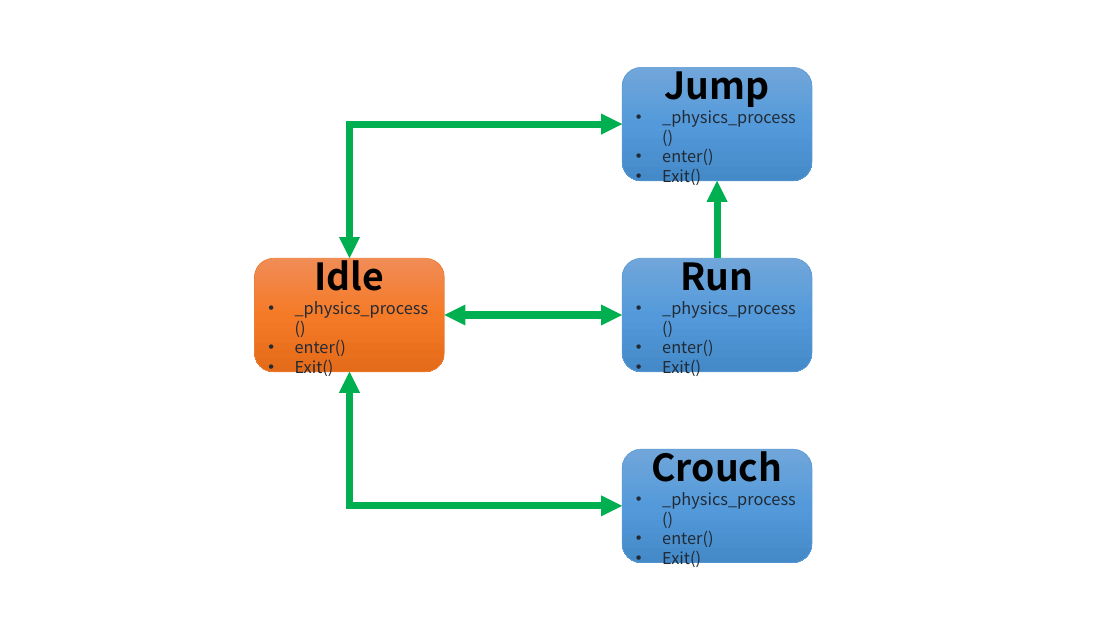
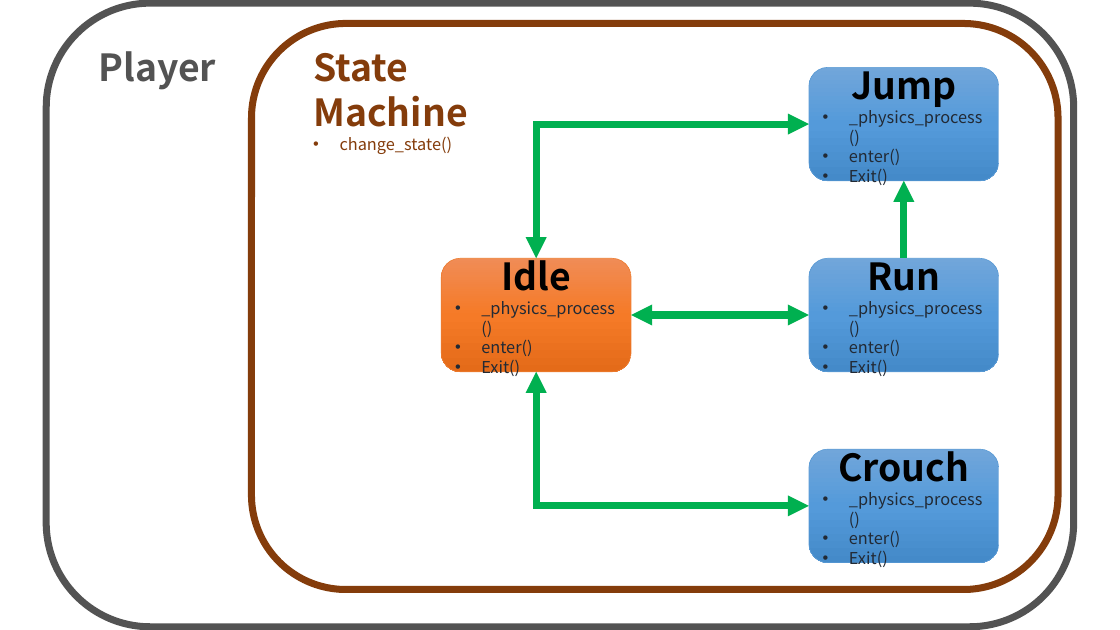
Before and after one commit to KimPotatoIV/FSMProject, a slide deck: slide 1 of FSM.pptx. Drawn at 1120x630 pixels with LibreOffice and Linux fonts; fonts in the diff are those of the drawing. Boxes give left, top, right and bottom in pixels: in the first picture for what was removed or moved away, otherwise in the second. Text is boxed around its words. In the diff, an @@ line names an element or a change of style, - is before the commit and + after.

```diff
--- a/FSM.pptx
+++ b/FSM.pptx
@@ rounded rectangle added at (x1=46, y1=3, x2=1074, y2=627), fill #FFFFFF, outline #525252 6 pt @@
@@ rounded rectangle added at (x1=251, y1=24, x2=1058, y2=590), fill #FFFFFF, outline #843C0B 6 pt @@
@@ text added at (x1=98, y1=51, x2=216, y2=90), 32 pt, text #525252, bold @@
+Player
@@ text added at (x1=313, y1=53, x2=467, y2=154), 14 pt, text #843C0B @@
+State Machine
+• change_state()
@@ 4 rounded rectangles, 2 elbow double arrows, 1 arrow, 1 double arrow moved together from (x1=255, y1=67, x2=812, y2=563) to (x1=441, y1=67, x2=999, y2=563) @@
```
Also in this commit, not shown: 1 other file.
